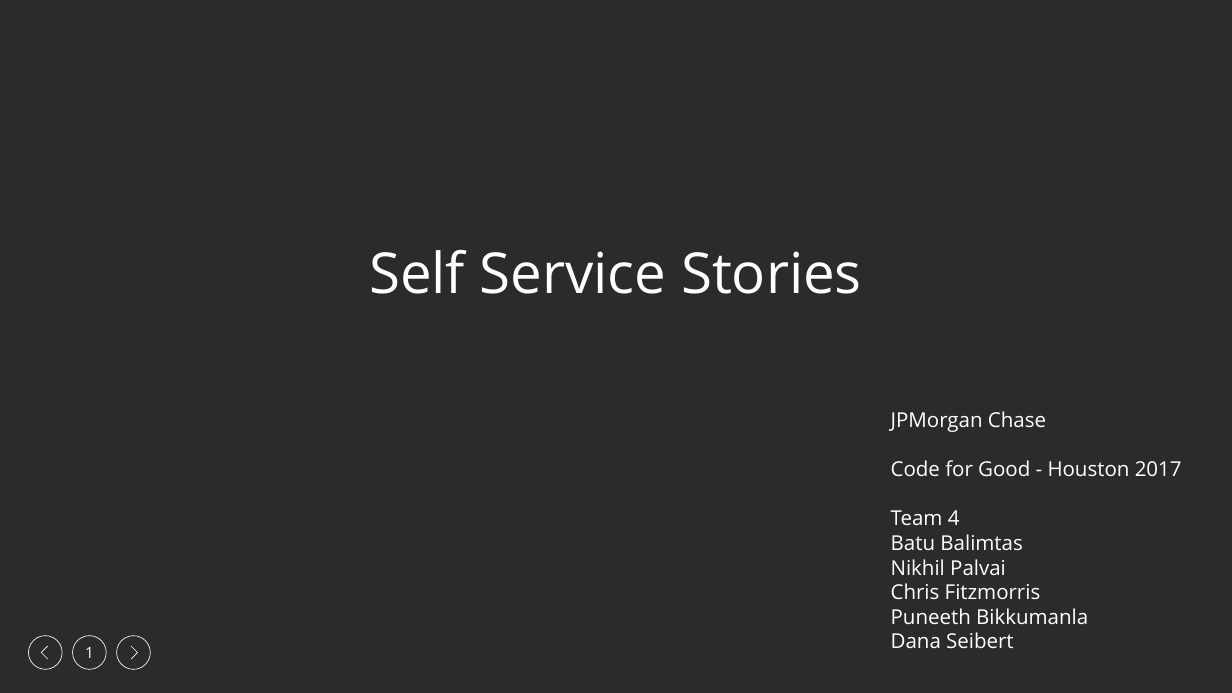
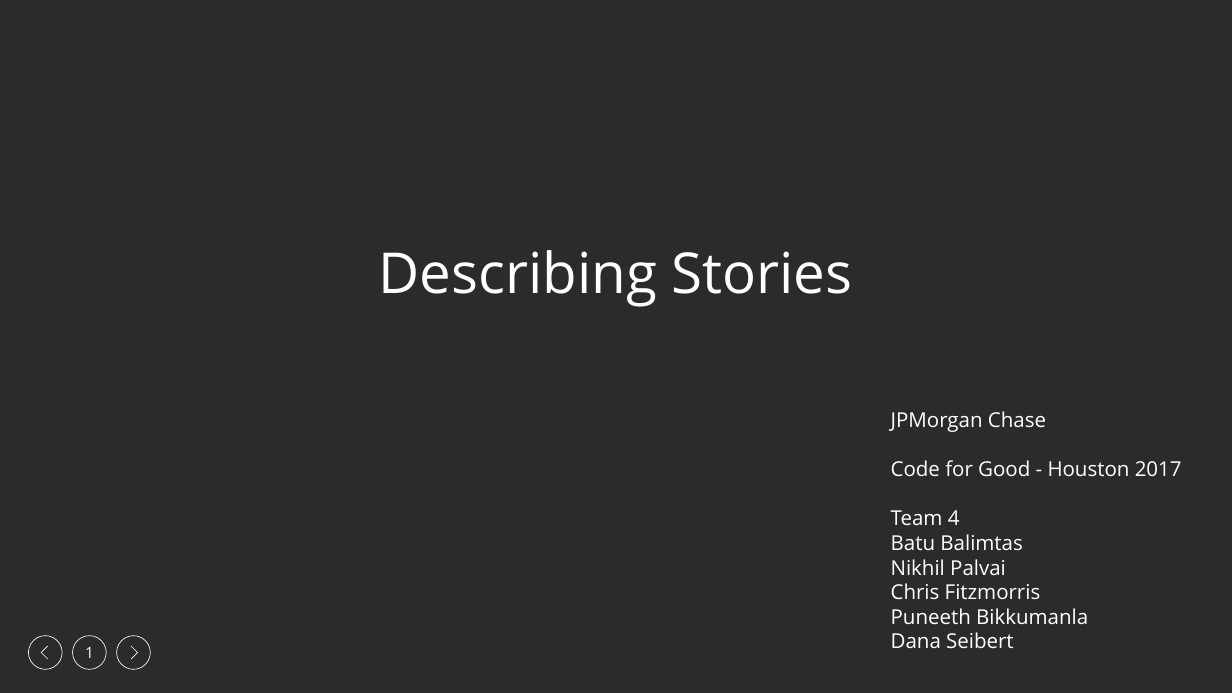
Before and after one commit to Houston17/team-4, a slide deck: slide 1 of Final Presentation.pptx. Drawn at 1232x693 pixels with LibreOffice and Linux fonts; fonts in the diff are those of the drawing; background and template pictures are left out. Boxes give left, top, right and bottom in pixels: in the first picture for what was removed or moved away, otherwise in the second. Text is boxed around its words. In the diff, an @@ line names an element or a change of style, - is before the commit and + after.

```diff
--- a/Final Presentation.pptx
+++ b/Final Presentation.pptx
@@ text at (379,250,853,307): text changed @@
-Self Service Stories
+Describing Stories
```
Also in this commit, not shown: 4 other files.
